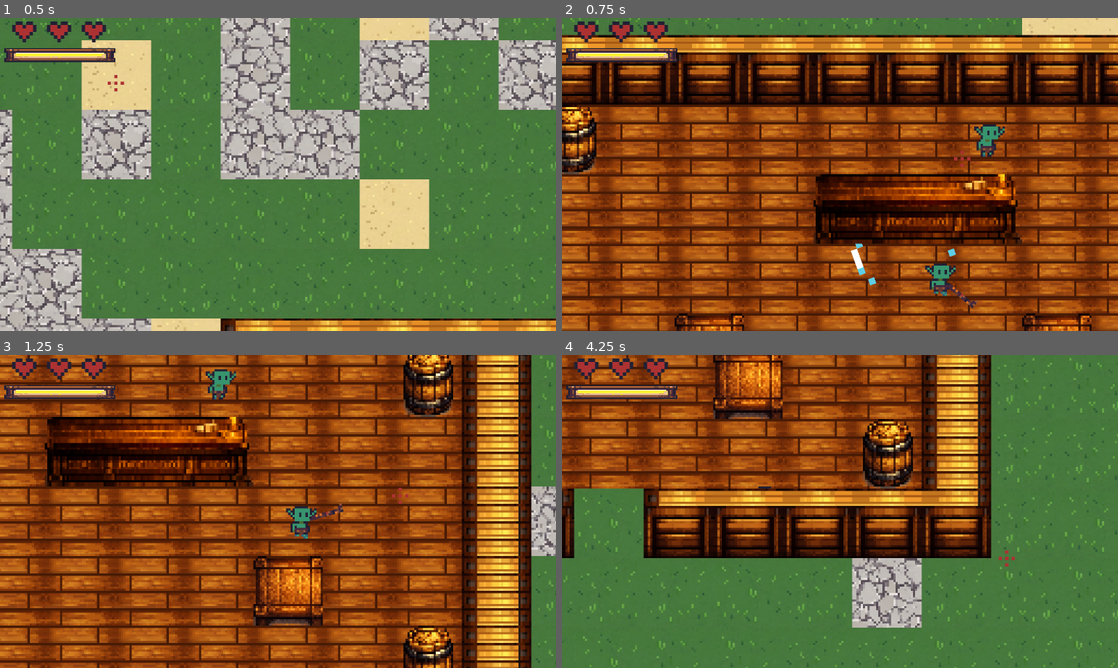
Above: before the commit, frames 1-4 (two rows, left to right).
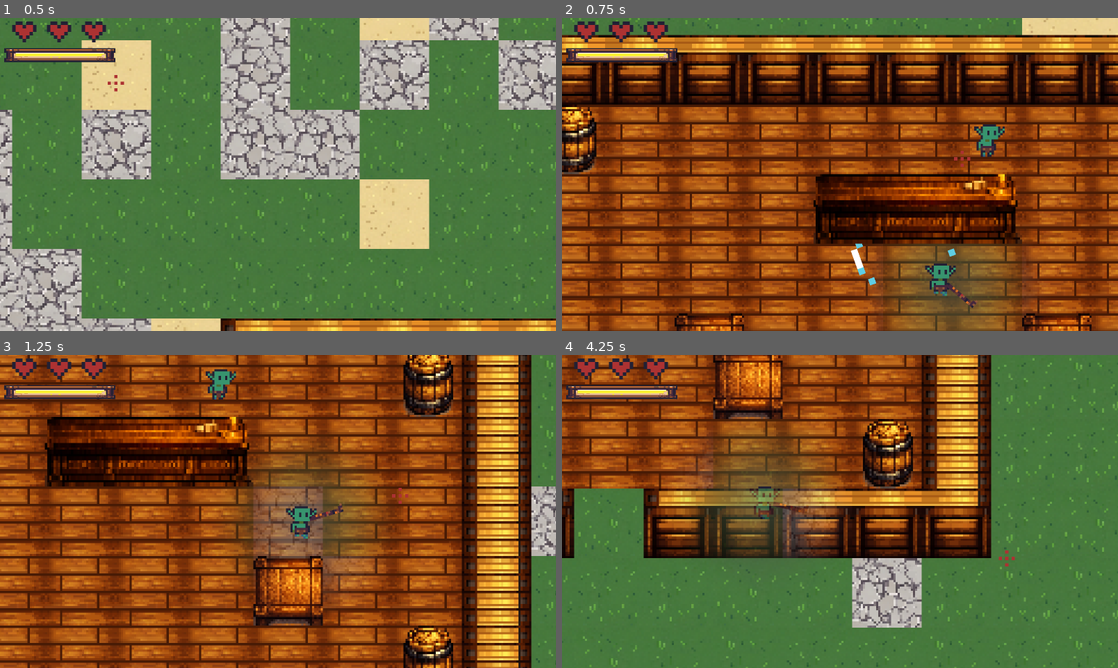
Above: after the commit, the same moments.

Repository: futurediffusion/nuclear-sand-box
Game: Godot game, scene res://scenes/main.tscn
Two runs of this game, one before a commit and one after it. Both use one fixed random seed, a clock stepped at 60 frames per second and the inputs below. This scene is started directly instead of the project's main scene. Sound files missing from this copy of the repository are replaced by a short silence.
Inputs (mouse positions are in pixels of both pictures, inside the frame that each line leads up to):
- Up to frame 1 (0.5 s): no input
- Up to frame 2 (0.75 s): tap Enter at 0.5 s; move the mouse to (962, 158) at 0.52 s; hold Right (move_right) from 0.53 s (still down); click (962, 158) at 0.6 s
- Up to frame 3 (1.25 s): keep holding Right (move_right)
- Up to frame 4 (4.25 s): move the mouse to (728, 527) at 1.27 s; release Right (move_right) at 1.28 s; hold Down (move_down) 1.28-2.03 s; right-click (728, 527) at 1.35 s; move the mouse to (895, 442) at 2.02 s; hold Right (move_right) 2.03-2.78 s; tap 1 at 2.1 s; move the mouse to (812, 574) at 2.77 s; hold Up (move_up) 2.78-3.53 s; tap 2 at 2.85 s; move the mouse to (1006, 558) at 3.52 s; hold Left (move_left) from 3.53 s (still down); tap 3 at 3.6 s

Frame 1 is identical in both runs. In frame 2, 4.2% of the frame differs, in the area x 57-83%, y 72-100%; in frame 3, 4.6%; in frame 4, 5.8%, in the area x 22-49%, y 26-65%.

Commit message:
WALL OCLUSION CASI FIX

Diff:
--- a/scenes/main.tscn
+++ b/scenes/main.tscn
@@ -22,17 +22,19 @@
 
 [sub_resource type="ShaderMaterial" id="ShaderMaterial_gqmmt"]
 shader = ExtResource("8_0ld40")
-shader_parameter/player_pos = Vector2(0, 0)
+shader_parameter/player_screen_pos = Vector2(960, 540)
+shader_parameter/fade_radius = 120.0
+shader_parameter/alpha_hidden = 0.4
+shader_parameter/is_behind = true
+shader_parameter/screen_size = Vector2(1920, 1080)
+
+[sub_resource type="ShaderMaterial" id="ShaderMaterial_0ld40"]
+shader = ExtResource("8_0ld40")
+shader_parameter/player_screen_pos = Vector2(960, 540)
 shader_parameter/fade_radius = 96.0
 shader_parameter/alpha_hidden = 0.35
 shader_parameter/is_behind = false
-
-[sub_resource type="ShaderMaterial" id="ShaderMaterial_0ld40"]
-shader = ExtResource("8_0ld40")
-shader_parameter/player_pos = Vector2(0, 0)
-shader_parameter/fade_radius = 96.0
-shader_parameter/alpha_hidden = 0.35
-shader_parameter/is_behind = false
+shader_parameter/screen_size = Vector2(1920, 1080)
 
 [node name="Main" type="Node2D"]
 scale = Vector2(2.5, 2.5)
--- a/scripts/world/OcclusionController.gd
+++ b/scripts/world/OcclusionController.gd
@@ -3,11 +3,13 @@
 
 @export var tilemaps: Array[NodePath] = []
 @export var walls_layer: int = 2
-@export var fade_radius: float = 96.0
-@export var alpha_hidden: float = 0.35
+@export var fade_radius: float = 120.0
+@export var alpha_hidden: float = 0.4
+@export var material_layers: Array[int] = [2]
 
 var _materials: Array[ShaderMaterial] = []
 var _tilemaps: Array[TileMap] = []
+var _screen_size: Vector2 = Vector2(1920, 1080)
 
 func _ready() -> void:
 	call_deferred("_find_materials")
@@ -15,33 +17,83 @@
 func _find_materials() -> void:
 	_materials.clear()
 	_tilemaps.clear()
+
+	# Obtener resolución real del viewport
+	var vp := get_viewport()
+	if vp != null:
+		_screen_size = Vector2(vp.get_visible_rect().size)
+		print("[OcclusionController] screen_size=%s" % _screen_size)
+
+	var candidates: Array[TileMap] = []
+
 	for path in tilemaps:
+		if path == NodePath(""):
+			continue
 		var tm := get_node_or_null(path) as TileMap
-		if tm == null:
-			push_warning("[OcclusionController] tilemap no encontrado: %s" % path)
-			continue
-		var mat := tm.material as ShaderMaterial
-		if mat == null:
-			push_warning("[OcclusionController] sin ShaderMaterial en: %s" % path)
-			continue
-		_tilemaps.append(tm)
-		_materials.append(mat)
-	print("[OcclusionController] materiales encontrados: %d" % _materials.size())
+		if tm != null:
+			candidates.append(tm)
+
+	if candidates.is_empty():
+		_collect_tilemaps_recursive(get_parent(), candidates, 3)
+
+	if candidates.is_empty():
+		push_warning("[OcclusionController] No se encontró ningún TileMap.")
+		return
+
+	for tm in candidates:
+		var found_mat: ShaderMaterial = null
+		if tm.material is ShaderMaterial:
+			found_mat = tm.material as ShaderMaterial
+
+		if found_mat != null:
+			_tilemaps.append(tm)
+			_materials.append(found_mat)
+			# Pasar screen_size inicial al shader
+			found_mat.set_shader_parameter("screen_size", _screen_size)
+			found_mat.set_shader_parameter("fade_radius", fade_radius)
+			found_mat.set_shader_parameter("alpha_hidden", alpha_hidden)
+			found_mat.set_shader_parameter("is_behind", true)
+			print("[OcclusionController] OK: TileMap=%s material=%s" % [tm.get_path(), found_mat.resource_path])
+		else:
+			push_warning("[OcclusionController] TileMap '%s' no tiene ShaderMaterial en CanvasItem.material" % tm.get_path())
+
+	print("[OcclusionController] Materiales encontrados: %d" % _materials.size())
+
+func _collect_tilemaps_recursive(node: Node, out: Array[TileMap], depth: int) -> void:
+	if depth <= 0 or node == null:
+		return
+	for child in node.get_children():
+		if child is TileMap:
+			out.append(child as TileMap)
+		_collect_tilemaps_recursive(child, out, depth - 1)
 
 func _process(_delta: float) -> void:
 	if _materials.is_empty():
 		return
+
 	var players := get_tree().get_nodes_in_group("player")
 	if players.is_empty():
 		return
+
 	var player := players[0] as Node2D
 	if player == null:
 		return
-	for i in range(_materials.size()):
-		var tm: TileMap = _tilemaps[i]
-		var mat: ShaderMaterial = _materials[i]
-		var local_pos: Vector2 = tm.to_local(player.global_position)
-		mat.set_shader_parameter("player_pos", local_pos)
-		mat.set_shader_parameter("fade_radius", fade_radius)
-		mat.set_shader_parameter("alpha_hidden", alpha_hidden)
-		mat.set_shader_parameter("is_behind", true)
+
+	# Convertir posición global del player a screen space (píxeles de pantalla)
+	var vp := get_viewport()
+	if vp == null:
+		return
+
+	# get_final_transform() incluye la cámara y el stretch del viewport
+	var screen_pos: Vector2 = vp.get_canvas_transform() * player.global_position
+
+	# Actualizar screen_size si el viewport cambió de tamaño
+	var current_size := Vector2(vp.get_visible_rect().size)
+	var size_changed := not current_size.is_equal_approx(_screen_size)
+	if size_changed:
+		_screen_size = current_size
+
+	for mat in _materials:
+		mat.set_shader_parameter("player_screen_pos", screen_pos)
+		if size_changed:
+			mat.set_shader_parameter("screen_size", _screen_size)
--- a/shaders/wall_occlusion.gdshader
+++ b/shaders/wall_occlusion.gdshader
@@ -1,16 +1,31 @@
 shader_type canvas_item;
 
-uniform vec2 player_pos = vec2(0.0);
-uniform float fade_radius = 96.0;
-uniform float alpha_hidden = 0.35;
-uniform bool is_behind = false;
+// Posición del player en SCREEN SPACE (píxeles de pantalla, 0,0 = esquina superior izquierda)
+// Se pasa desde OcclusionController usando get_viewport().get_camera_2d() o get_viewport_transform()
+uniform vec2 player_screen_pos = vec2(960.0, 540.0);
+
+// Radio en píxeles de PANTALLA dentro del cual las paredes se vuelven transparentes
+uniform float fade_radius = 120.0;
+
+// Opacidad mínima cuando el player está justo detrás de la pared
+uniform float alpha_hidden = 0.4;
+
+uniform bool is_behind = true;
+
+// Resolución de la pantalla (necesaria para convertir SCREEN_UV a píxeles)
+uniform vec2 screen_size = vec2(1920.0, 1080.0);
 
 void fragment() {
     vec4 tex = texture(TEXTURE, UV);
-    if (is_behind) {
-        float dist = distance(VERTEX, player_pos);
-        float t = smoothstep(fade_radius * 0.5, fade_radius, dist);
-        tex.a *= mix(alpha_hidden, 1.0, t);
-    }
+
+    // SCREEN_UV va de (0,0) a (1,1) — multiplicamos por screen_size para obtener píxeles
+    vec2 screen_pixel = SCREEN_UV * screen_size;
+
+    float dist = distance(screen_pixel, player_screen_pos);
+    float t = smoothstep(0.0, fade_radius, dist);
+    float alpha_factor = mix(alpha_hidden, 1.0, t);
+
+    tex.a *= mix(1.0, alpha_factor, float(is_behind));
+
     COLOR = tex;
 }
